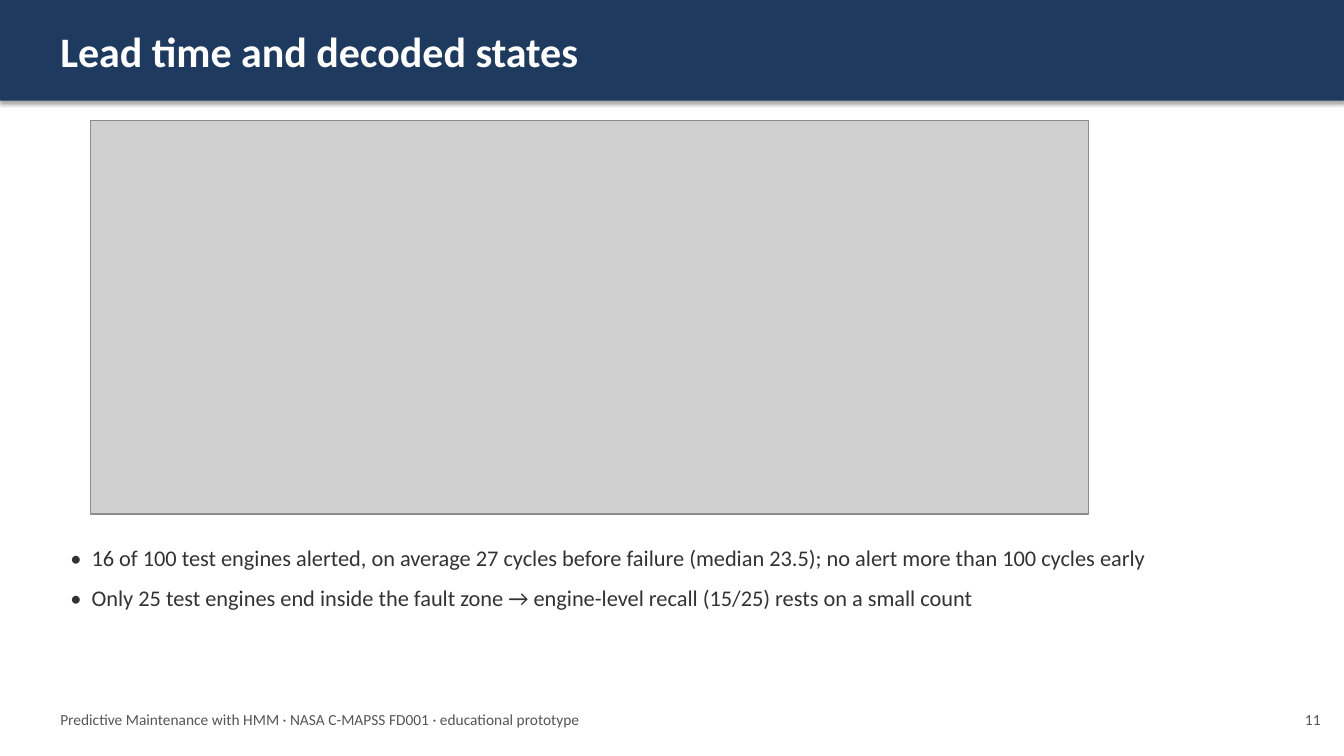
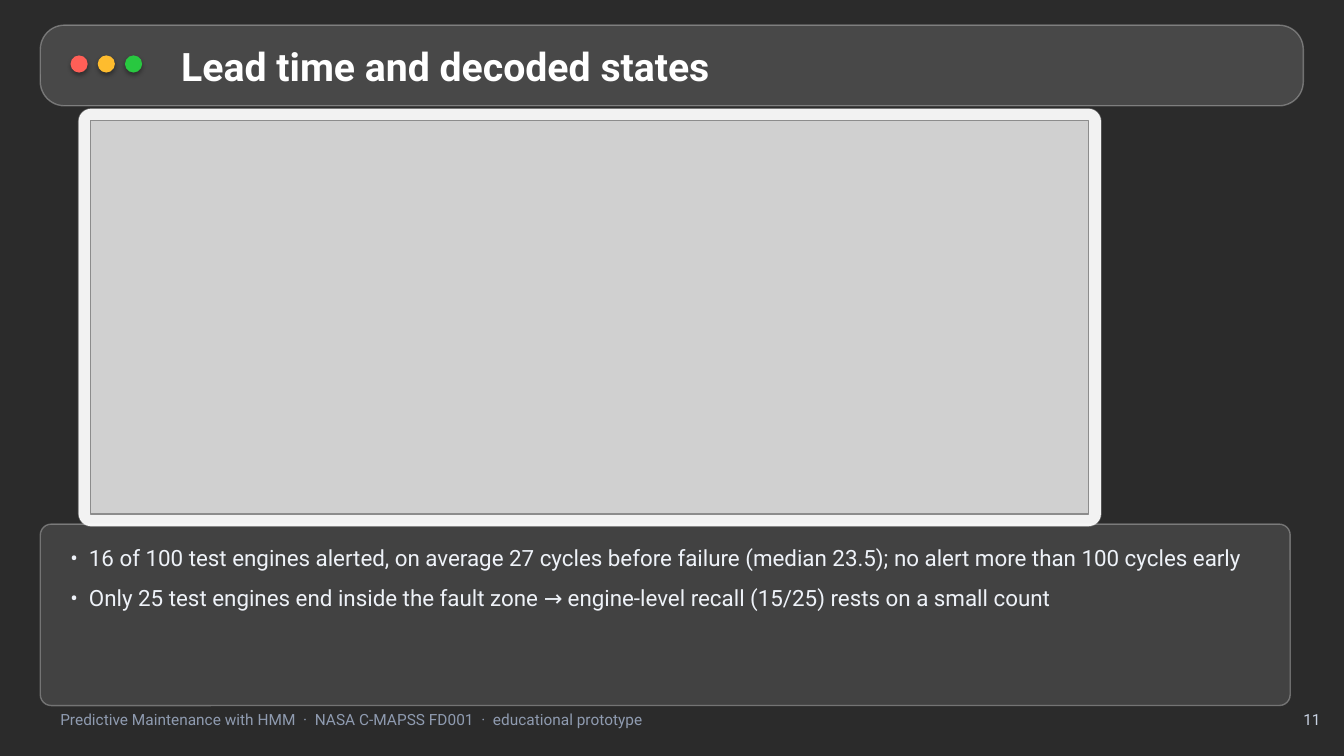
Before and after one commit to Ishita09-prog/predictive-maintenance-hmm, a slide deck: slide 11 of reports/Presentation.pptx. Drawn at 1344x756 pixels with LibreOffice and Linux fonts; fonts in the diff are those of the drawing; grey boxes stand for pictures; background and template pictures are left out; a plain dark background stands for a picture behind light text. Boxes give left, top, right and bottom in pixels: in the first picture for what was removed or moved away, otherwise in the second. Text is boxed around its words. In the diff, an @@ line names an element or a change of style, - is before the commit and + after.

```diff
--- a/reports/Presentation.pptx
+++ b/reports/Presentation.pptx
@@ background #FFFFFF to picture (left out) @@
@@ rectangle removed at bbox=[0, 0, 1344, 101] @@
@@ rounded rectangle added at bbox=[40, 25, 1304, 106], fill #FFFFFF at 14% opacity, outline #FFFFFF 1 pt @@
@@ ellipse added at bbox=[71, 55, 88, 73], fill #FF5F57 @@
@@ ellipse added at bbox=[98, 55, 115, 73], fill #FEBC2E @@
@@ ellipse added at bbox=[125, 55, 142, 73], fill #28C840 @@
@@ text "Lead time and decoded states": place and size @@
-text "Lead time and decoded states" at bbox=[60, 37, 579, 68]
+text "Lead time and decoded states" at bbox=[181, 51, 710, 82]
@@ text "Lead time and decoded states" at bbox=[181, 51, 710, 82]: size 30 to 28 pt, font Calibri to Roboto @@
@@ rounded rectangle added at bbox=[79, 109, 1101, 526], fill #FFFFFF at 94% opacity, outline #FFFFFF 1 pt @@
@@ rounded rectangle added at bbox=[40, 524, 1291, 706], fill #FFFFFF at 11% opacity, outline #FFFFFF 1 pt @@
@@ text "• 16 of 100 test ..." at bbox=[89, 548, 1241, 611]: font Calibri to Roboto, text colour #333333 to #EEF2F8 @@
@@ text "Predictive Maintenance with HMM · ..." at bbox=[60, 713, 642, 728]: font Calibri to Roboto, text colour #555555 to #8F9BB0 @@
@@ text "11" at bbox=[1303, 714, 1320, 725]: font Calibri to Roboto, text colour #555555 to #C9D3E3 @@
```
Also in this commit, not shown: 13 other slides changed, 4 other files.
